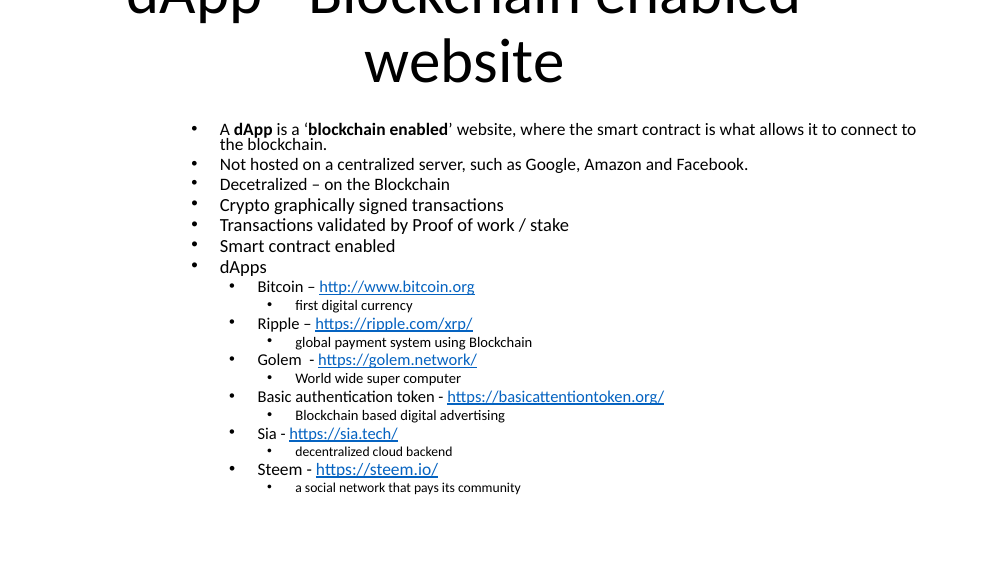
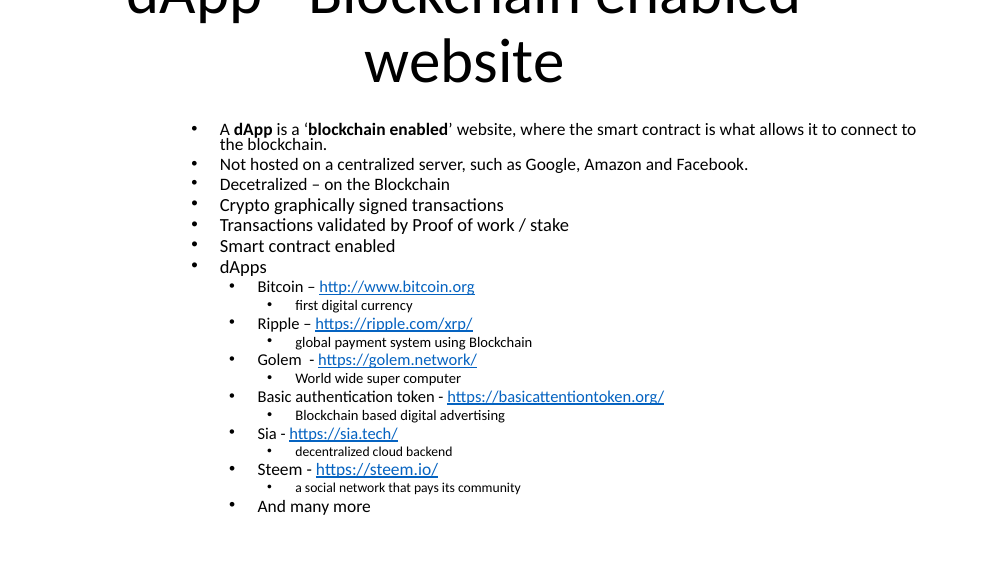
Before and after one commit to navs23/docs, a slide deck: slide 7 of Disruptive Technologies of the future.pptx. Drawn at 1008x567 pixels with LibreOffice and Linux fonts; fonts in the diff are those of the drawing. Boxes give left, top, right and bottom in pixels: in the first picture for what was removed or moved away, otherwise in the second. Text is boxed around its words. In the diff, an @@ line names an element or a change of style, - is before the commit and + after.

```diff
--- a/Disruptive Technologies of the future.pptx
+++ b/Disruptive Technologies of the future.pptx
@@ subtitle at bbox=[258, 500, 371, 515]: paragraph added @@
+    • And many more
```
Also in this commit, not shown: 1 other slide changed.
